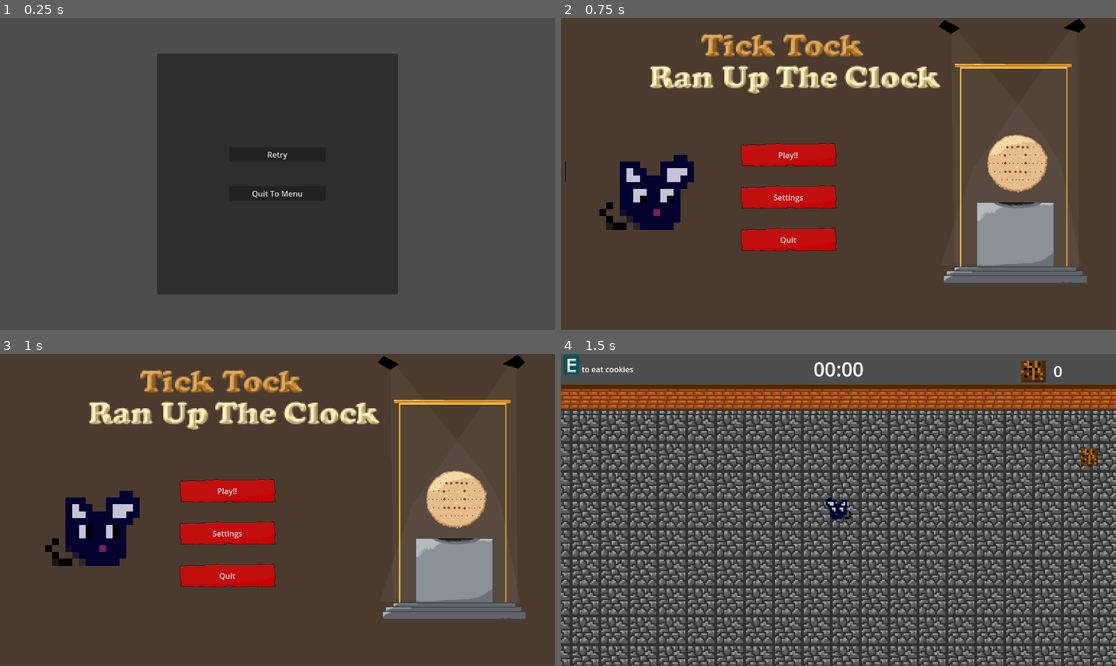
Above: before the commit, frames 1-4 (two rows, left to right).
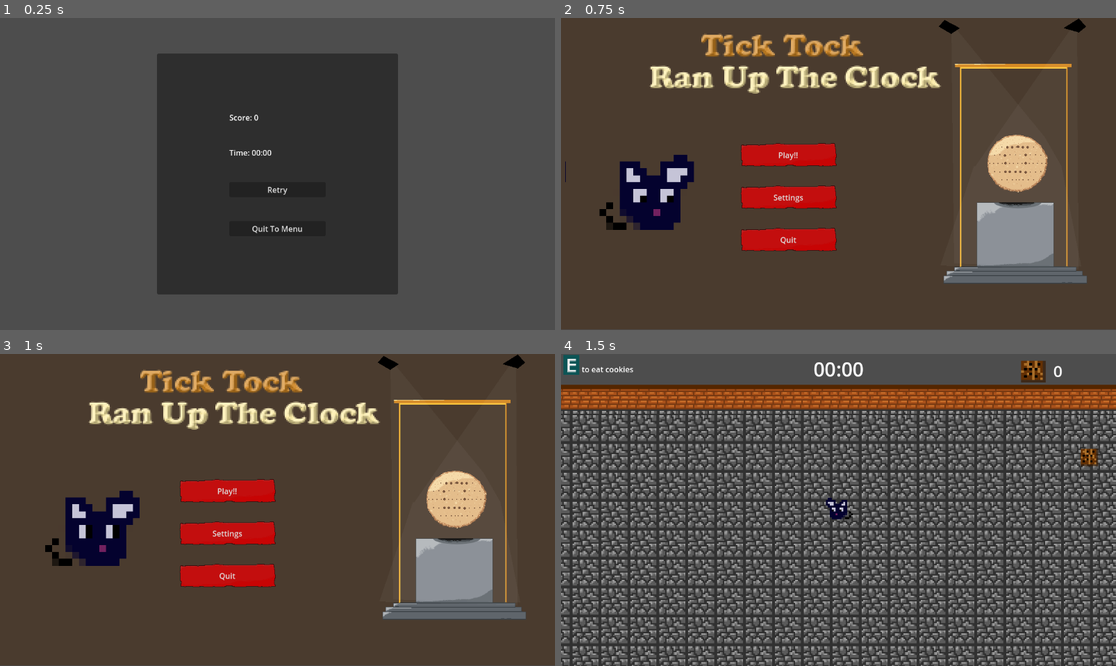
Above: after the commit, the same moments.

Repository: lakshraja/brackeys_jam_submission2025
Game: Godot game, scene res://scenes/GameOver.tscn
Same seed, same stepped clock (60 frames per second), same inputs: the game is played once before the commit and once after it. This scene is started directly instead of the project's main scene.
Inputs:
- Up to frame 1 (0.25 s): no input
- Up to frame 2 (0.75 s): click "Retry" at 0.5 s
- Up to frame 3 (1 s): no input
- Up to frame 4 (1.5 s): click "Play!!" at 1.25 s

The runs differ from the first frame. In frame 1, 0.4% of the frame differs, in the area x 41-55%, y 30-70%; in frame 2, nothing differs; in frame 3, nothing differs; in frame 4, nothing differs.
Error after the commit: Invalid access to property or key 'biscuit_count' on a base object of type 'null instance'. (res://scripts/gameover.gd:5)

Commit message:
almost done with core mechanics

Diff:
--- a/project.godot
+++ b/project.godot
@@ -47,6 +47,16 @@
 "events": [Object(InputEventKey,"resource_local_to_scene":false,"resource_name":"","device":-1,"window_id":0,"alt_press …(192 unchanged characters)…
 ]
 }
+next={
+"deadzone": 0.2,
+"events": [Object(InputEventKey,"resource_local_to_scene":false,"resource_name":"","device":-1,"window_id":0,"alt_pressed":false,"shift_pressed":false,"ctrl_pressed":false,"meta_pressed":false,"pressed":false,"keycode":0,"physical_keycode":75,"key_label":0,"unicode":107,"location":0,"echo":false,"script":null)
+]
+}
+prev={
+"deadzone": 0.2,
+"events": [Object(InputEventKey,"resource_local_to_scene":false,"resource_name":"","device":-1,"window_id":0,"alt_pressed":false,"shift_pressed":false,"ctrl_pressed":false,"meta_pressed":false,"pressed":false,"keycode":0,"physical_keycode":74,"key_label":0,"unicode":106,"location":0,"echo":false,"script":null)
+]
+}
 
 [rendering]
 
--- a/scenes/AudioManager.tscn
+++ /dev/null
@@ -1,3 +0,0 @@
-[gd_scene load_steps=0 format=3 uid="uid://0ttmn1r44mew"]
-
-[node name="AudioManager" type="AudioStreamPlayer"]
--- a/scenes/GameOver.tscn
+++ b/scenes/GameOver.tscn
@@ -43,6 +43,14 @@
 grow_vertical = 2
 theme_override_constants/separation = 50
 
+[node name="Score" type="Label" parent="Panel/VBoxContainer"]
+layout_mode = 2
+text = "Score: 0"
+
+[node name="Time" type="Label" parent="Panel/VBoxContainer"]
+layout_mode = 2
+text = "Time: 00:00"
+
 [node name="RetryButton" type="Button" parent="Panel/VBoxContainer"]
 layout_mode = 2
 text = "Retry
--- /dev/null
+++ b/scenes/MusicPlayer.tscn
@@ -0,0 +1,6 @@
+[gd_scene load_steps=2 format=3 uid="uid://0ttmn1r44mew"]
+
+[ext_resource type="Script" uid="uid://g8fxedrcb5dc" path="res://scripts/audiomanager.gd" id="1_yvkaf"]
+
+[node name="MusicPlayer" type="AudioStreamPlayer"]
+script = ExtResource("1_yvkaf")
--- a/scenes/PauseMenu.tscn
+++ b/scenes/PauseMenu.tscn
@@ -5,6 +5,7 @@
 
 [node name="PauseMenu" type="Control"]
 process_mode = 3
+visible = false
 layout_mode = 3
 anchors_preset = 0
 script = ExtResource("1_jvnd5")
--- a/scenes/levels/EndlessGameMode.tscn
+++ b/scenes/levels/EndlessGameMode.tscn
@@ -2,14 +2,12 @@
 
 [ext_resource type="PackedScene" uid="uid://g0bivw0otq6k" path="res://scenes/Player.tscn" id="1_esgcw"]
 [ext_resource type="Script" uid="uid://di5uk584qi3x5" path="res://scripts/endlessgamemode.gd" id="1_uj162"]
-[ext_resource type="PackedScene" uid="uid://0ttmn1r44mew" path="res://scenes/AudioManager.tscn" id="2_ai86d"]
 [ext_resource type="TileSet" uid="uid://xn6sf0u3e0kb" path="res://assets/tile_set.tres" id="2_uj162"]
+[ext_resource type="Script" uid="uid://g8fxedrcb5dc" path="res://scripts/audiomanager.gd" id="4_uj162"]
 
 [node name="EndlessGameMode" type="Node2D"]
 process_mode = 1
 script = ExtResource("1_uj162")
-
-[node name="AudioManager" parent="." instance=ExtResource("2_ai86d")]
 
 [node name="Player" parent="." instance=ExtResource("1_esgcw")]
 position = Vector2(314, 260)
@@ -32,3 +30,6 @@
 [node name="Horizontal_Walls" type="TileMapLayer" parent="Map"]
 tile_map_data = PackedByteArray("AAA0ACwAAAAGAAEAAAAzACwAAAAGAAEAAAAyACwAAAAGAAEAAAAxACwAAAAGAAEAAAAwACwAAAAGAAEAAAAvAC …(2320 unchanged characters)…
 tile_set = ExtResource("2_uj162")
+
+[node name="SFXPlayer" type="AudioStreamPlayer" parent="."]
+script = ExtResource("4_uj162")
--- /dev/null
+++ b/scripts/audiomanager.gd
@@ -0,0 +1,16 @@
+extends AudioStreamPlayer
+
+
+
+func _ready() -> void:
+	pass
+
+func _process(delta: float) -> void:
+	pass
+
+func play_track(track: String):
+	if playing: stop()
+
+	var loaded_track=load(track)
+	stream=loaded_track
+	play()
--- a/scripts/endlessgamemode.gd
+++ b/scripts/endlessgamemode.gd
@@ -54,6 +54,8 @@
 	cat_instance.position=pos
 	add_child(cat_instance)
 
+	play_cat_sound()
+
 
 var rng3 = RandomNumberGenerator.new()
 func spawn_smart_cat()->void:
@@ -64,3 +66,9 @@
 	var cat_instance = load("res://scenes/Cat.tscn").instantiate()
 	cat_instance.position=pos
 	add_child(cat_instance)
+
+	play_cat_sound()
+
+
+func play_cat_sound():
+	get_node("SFXPlayer").play_track("res://assets/sfx/aaravs meow.wav")
--- a/scripts/gameover.gd
+++ b/scripts/gameover.gd
@@ -2,7 +2,9 @@
 
 
 func _ready() -> void:
-	pass
+	get_node("Panel/VBoxContainer/Score").text="Score: "+str(get_node("/root/Main").biscuit_count)
+	var time = get_node("/root/Main").time
+	get_node("Panel/VBoxContainer/Time").text="Time: "+str("%02d" % int(time/60))+":"+str("%02d" % int(time)%60)
 
 func _process(delta: float) -> void:
 	pass
--- a/scripts/main.gd
+++ b/scripts/main.gd
@@ -1,6 +1,9 @@
 extends Node2D
 
+var tracks=["Here.wav", "Arrive.wav", "Beyond.wav", "Beyond.wav", "Itching.wav", "Need You.wav", "Play.wav", "Too Much.wav", "Wayward.wav"]
+var track_id=0
 var current_scene
+var current_track
 
 var biscuit_count=0
 var time=0
@@ -18,6 +21,10 @@
 	load_scene("res://scenes/levels/MainMenu.tscn")
 	get_node("MainMenu").play_button_pressed.connect(_play_button_pressed)
 
+	#load_scene("res://scenes/AudioManager.tscn")
+	load_scene("res://scenes/MusicPlayer.tscn")
+
+	change_track("Here.wav")
 
 
 #this guy will load the menu first
@@ -31,7 +38,6 @@
 func _play_button_pressed()->void:
 	get_node("MainMenu").queue_free()
 	load_scene("res://scenes/UILayer.tscn")
-	load_scene("res://scenes/AudioManager.tscn")
 
 	#load_scene("res://scenes/levels/Tutorial.tscn")
 	#current_scene = "Tutorial"
@@ -71,8 +77,13 @@
 
 func on_game_over():
 	get_tree().paused=true
+	is_paused=true
 	var game_over_screen = load("res://scenes/GameOver.tscn").instantiate()
 	get_node("UILayer").add_child(game_over_screen)
+
+func change_track(track):
+	current_track=track
+	get_node("MusicPlayer").play_track("res://assets/music/"+current_track)
 
 func _input(event: InputEvent) -> void:
 	if is_playing:
@@ -81,3 +92,12 @@
 
 			get_tree().paused=is_paused
 			pause_pressed.emit()
+
+		if event.is_action_pressed("next"):
+			track_id+=1
+			track_id=track_id%len(tracks)
+			change_track(tracks[track_id])
+		if event.is_action_pressed("prev"):
+			track_id-=1
+			change_track(tracks[track_id])
+			track_id=track_id%len(tracks)
Not shown, added: assets/music/Arrive.wav.import
Not shown, added: assets/music/Beyond.wav.import
Not shown, added: assets/music/Break.wav.import
Not shown, added: assets/music/Here.wav.import
Not shown, added: assets/music/Itching.wav.import
Not shown, added: assets/music/Need You.wav.import
Not shown, added: assets/music/Play.wav.import
Not shown, added: assets/music/Too Much.wav.import
Not shown, added: assets/music/Wayward.wav.import
Not shown, added: assets/music/backup/Arrive.wav.import
Not shown, added: assets/music/backup/Beyond.wav.import
Not shown, added: assets/music/backup/Break.wav.import
(and 57 more such lines)
